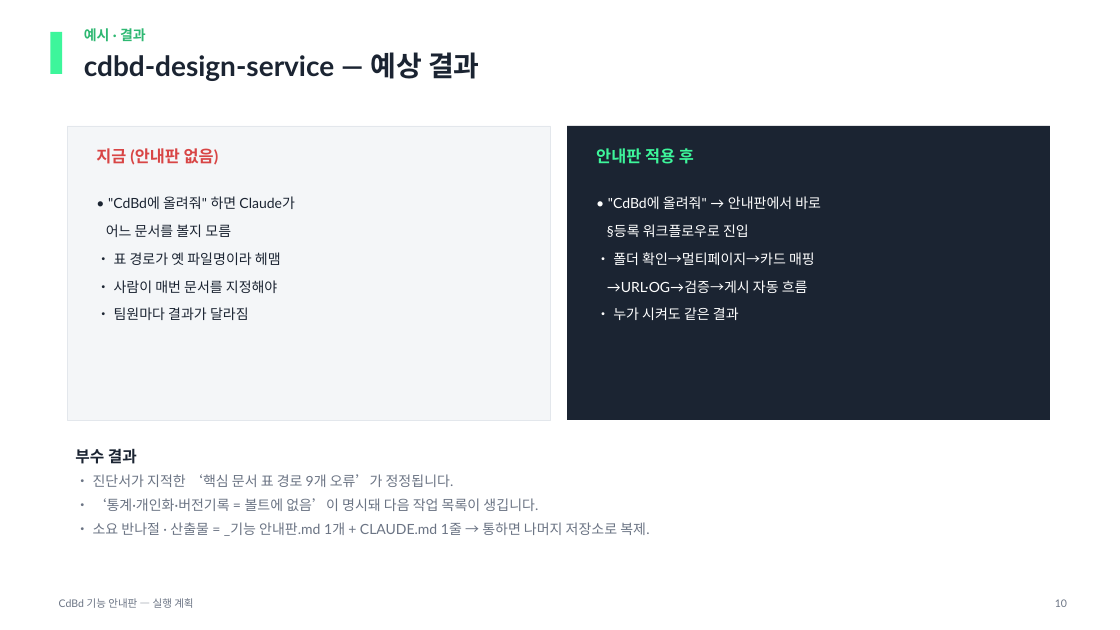
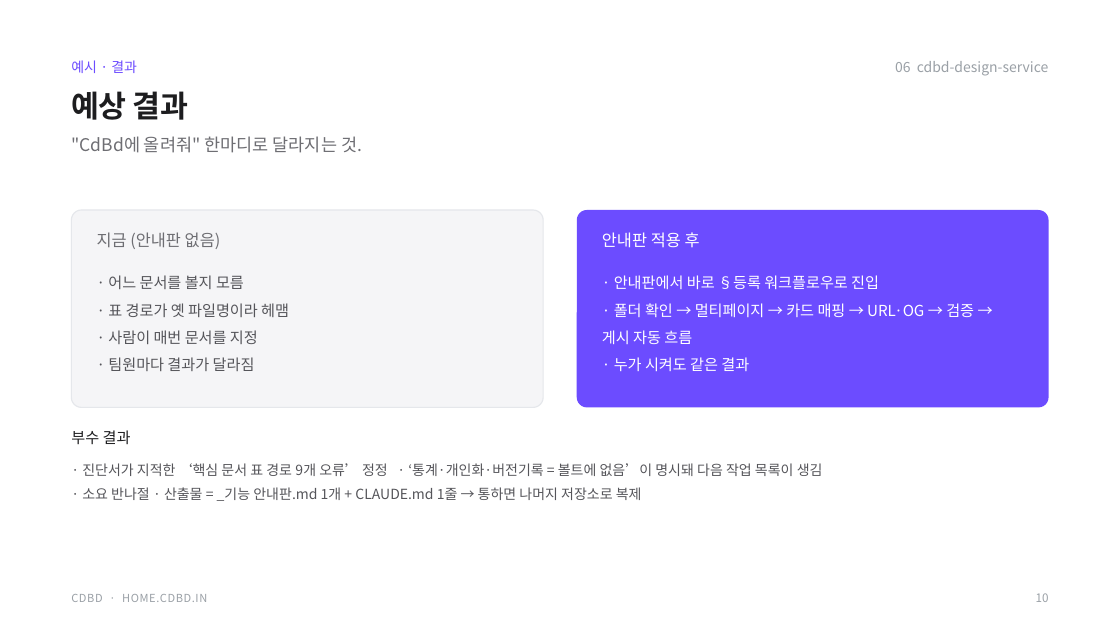
Before and after one commit to CdBd-in/design, a slide deck: slide 10 of _기능 안내판 실행 계획.pptx. Drawn at 1120x630 pixels with LibreOffice and Linux fonts; fonts in the diff are those of the drawing. Boxes give left, top, right and bottom in pixels: in the first picture for what was removed or moved away, otherwise in the second. Text is boxed around its words. In the diff, an @@ line names an element or a change of style, - is before the commit and + after.

```diff
--- a/_기능 안내판 실행 계획.pptx
+++ b/_기능 안내판 실행 계획.pptx
@@ rectangle removed at (0,0,1120,105) @@
@@ rectangle removed at (50,32,62,74) @@
@@ text added at (71,60,137,73), 12 pt, text #6C4CFF @@
+예시 · 결과
@@ text added at (895,61,1049,76), 12 pt, text #9AA0A6 @@
+06 cdbd-design-service
@@ text at (71,91,188,120): text changed; size 24 to 26 pt; font Lato to Noto Sans CJK KR; text colour #1B2432 to #1D1D1F @@
-예시 · 결과
-cdbd-design-service — 예상 결과
+예상 결과
@@ rectangle removed at (67,126,550,420) @@
@@ text added at (71,136,362,153), 15 pt, text #6E6E73 @@
+"CdBd에 올려줘" 한마디로 달라지는 것.
@@ rectangle removed at (567,126,1050,420) @@
@@ rounded rectangle added at (71,210,544,408), fill #F5F5F7, outline #E5E7EB 1 pt @@
@@ text "지금 (안내판 없음)": place and size @@
-text "지금 (안내판 없음)" at (96,148,219,165)
+text "지금 (안내판 없음)" at (97,232,221,249)
@@ text "지금 (안내판 없음)" at (97,232,221,249): font Lato to Noto Sans CJK KR, text colour #D84545 to #6E6E73, bold off; line spacing 1.05 to 1; less space between paragraphs; vertical alignment top to middle @@
@@ rounded rectangle added at (577,210,1049,408), fill #6C4CFF @@
@@ text "안내판 적용 후": place and size @@
-text "안내판 적용 후" at (596,148,694,164)
+text "안내판 적용 후" at (602,232,700,248)
@@ text "안내판 적용 후" at (602,232,700,248): font Lato to Noto Sans CJK KR, text colour #3DF69B to #FFFFFF, bold off; line spacing 1.05 to 1; less space between paragraphs; vertical alignment top to middle @@
@@ text at (108,275,289,371): text changed; size 12 to 13 pt; font Lato to Noto Sans CJK KR; text colour #1B2432 to #55555A @@
-• "CdBd에 올려줘" 하면 Claude가
-어느 문서를 볼지 모름
-• 표 경로가 옛 파일명이라 헤맴
-• 사람이 매번 문서를 지정해야
-• 팀원마다 결과가 달라짐
+· 어느 문서를 볼지 모름
+· 표 경로가 옛 파일명이라 헤맴
+· 사람이 매번 문서를 지정
+· 팀원마다 결과가 달라짐
@@ text at (602,275,974,371): text changed; size 12 to 13 pt; font Lato to Noto Sans CJK KR @@
-• "CdBd에 올려줘" → 안내판에서 바로
-§등록 워크플로우로 진입
-• 폴더 확인→멀티페이지→카드 매핑
-→URL·OG→검증→게시 자동 흐름
-• 누가 시켜도 같은 결과
+· 안내판에서 바로 §등록 워크플로우로 진입
+· 폴더 확인 → 멀티페이지 → 카드 매핑 → URL·OG → 검증 → 게시 자동 흐름
+· 누가 시켜도 같은 결과
@@ text added at (71,430,131,444), 13 pt, text #1D1D1F @@
+부수 결과
@@ text at (82,463,823,501): text changed; font Lato to Noto Sans CJK KR; text colour #6B7484 to #55555A @@
-부수 결과
-• 진단서가 지적한 ‘핵심 문서 표 경로 9개 오류’가 정정됩니다.
-• ‘통계·개인화·버전기록 = 볼트에 없음’이 명시돼 다음 작업 목록이 생깁니다.
-• 소요 반나절 · 산출물 = _기능 안내판.md 1개 + CLAUDE.md 1줄 → 통하면 나머지 저장소로 복제.
+· 진단서가 지적한 ‘핵심 문서 표 경로 9개 오류’ 정정 · ‘통계·개인화·버전기록 = 볼트에 없음’이 명시돼 다음 작업 목록이 생김
+· 소요 반나절 · 산출물 = _기능 안내판.md 1개 + CLAUDE.md 1줄 → 통하면 나머지 저장소로 복제
@@ text removed at (59,598,193,608) @@
-CdBd 기능 안내판 — 실행 계획
@@ text added at (71,594,207,602), 9.5 pt, text #9AA0A6 @@
+CDBD · HOME.CDBD.IN
@@ text "10": place and size @@
-text "10" at (1055,599,1067,607)
+text "10" at (1036,593,1049,602)
@@ text "10" at (1036,593,1049,602): size 9 to 10 pt, font Lato to Noto Sans CJK KR, text colour #6B7484 to #9AA0A6; line spacing 1.05 to 1; less space between paragraphs; vertical alignment top to middle @@
```
Also in this commit, not shown: 6 other slides changed, 4 slides added, 4 slides removed, 2 other files.
